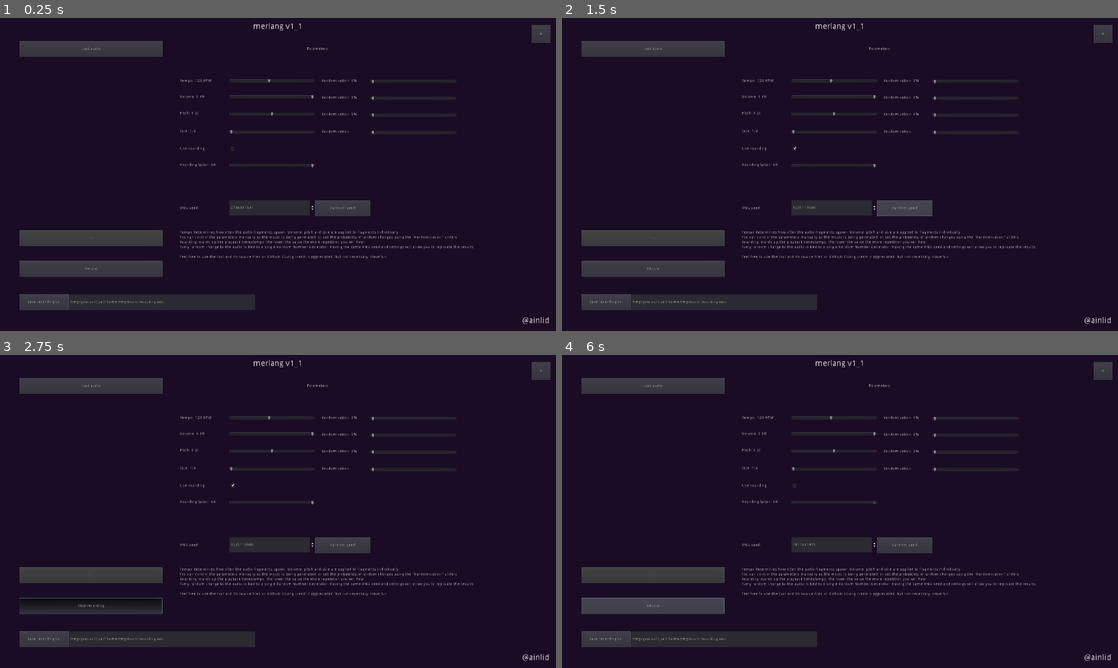
Above: before the commit, frames 1-4 (two rows, left to right).
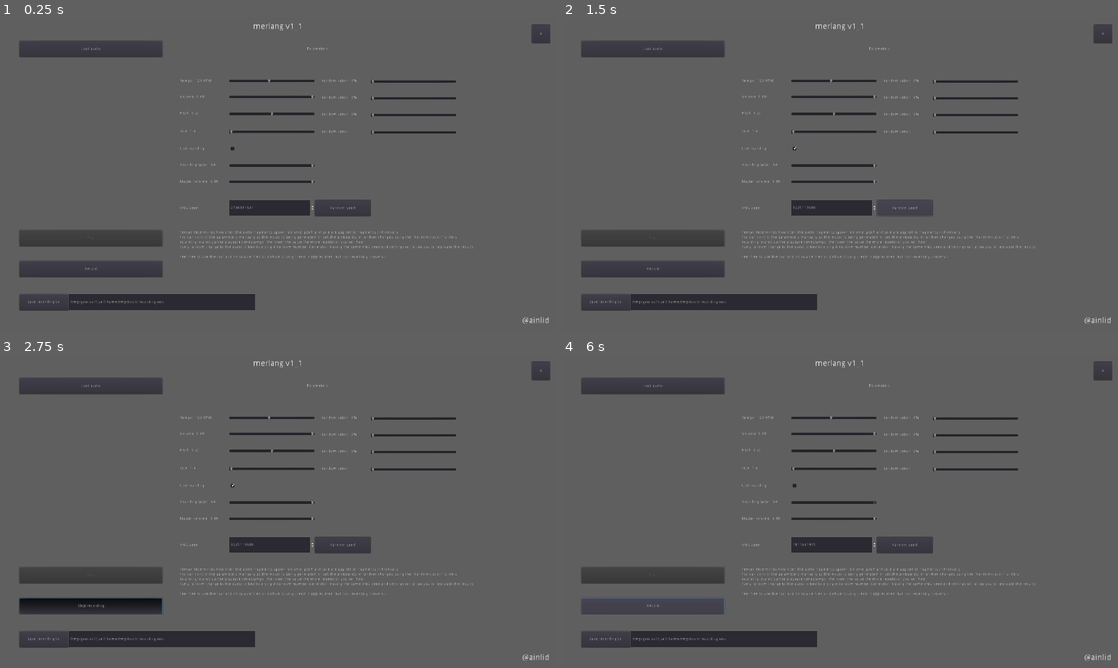
Above: after the commit, the same moments.

Repository: Ainlid/merlang
Game: Godot game, scene res://core/core.tscn
Same seed, same stepped clock (60 frames per second), same inputs: the game is played once before the commit and once after it.
Inputs (mouse positions are in pixels of both pictures, inside the frame that each line leads up to):
- Up to frame 1 (0.25 s): no input
- Up to frame 2 (1.5 s): click (795, 149) at 0.5 s; click "Random seed" at 1.25 s
- Up to frame 3 (2.75 s): click "Record" at 2 s
- Up to frame 4 (6 s): click "Stop recording" at 2.75 s; click (795, 486) at 3.5 s; click "Random seed" at 4.25 s; click "Record" at 5 s; click "Stop recording" at 5.75 s

The runs differ from the first frame. In frame 1, 91% of the frame differs, in the area x 0-100%, y 0-100%; in frame 2, 91%; in frame 3, 91%; in frame 4, 91%.

Commit message:
v1_1 ready

Diff:
--- a/core/core.gd
+++ b/core/core.gd
@@ -64,6 +64,9 @@
 var effect
 var recording
 
+onready var master_volume_label = $interface/master_volume_label
+onready var master_volume_slider = $interface/master_volume_slider
+
 func _ready():
 	randomize()
 	rng = RandomNumberGenerator.new()
@@ -78,6 +81,8 @@
 	_set_pitch_random(0.0)
 
 	_set_rounding(64.0)
+
+	_set_master_volume(0.0)
 
 	_randomize_seed()
 
@@ -144,6 +149,10 @@
 func _set_rounding(value):
 	rounding = value
 	rounding_label.text = "Rounding factor: " + str(value)
+
+func _set_master_volume(value):
+	AudioServer.set_bus_volume_db(0, value)
+	master_volume_label.text = "Master volume: " + str(value) + " dB"
 
 func _load_pressed():
 	_play_stop()
--- a/core/core.tscn
+++ b/core/core.tscn
@@ -12,7 +12,7 @@
 [node name="bg" type="ColorRect" parent="."]
 margin_right = 1920.0
 margin_bottom = 1079.0
-color = Color( 0.109804, 0.0509804, 0.152941, 1 )
+color = Color( 0.376471, 0.376471, 0.376471, 1 )
 __meta__ = {
 "_edit_use_anchors_": false
 }
@@ -399,8 +399,27 @@
 "_edit_use_anchors_": false
 }
 
+[node name="master_volume_slider" type="HSlider" parent="interface"]
+margin_left = 791.0
+margin_top = 538.0
+margin_right = 1087.0
+margin_bottom = 594.0
+min_value = -12.0
+max_value = 0.0
+
+[node name="master_volume_label" type="Label" parent="interface"]
+margin_left = 621.0
+margin_top = 538.0
+margin_right = 746.0
+margin_bottom = 594.0
+text = "Master volume: "
+valign = 1
+__meta__ = {
+"_edit_use_anchors_": false
+}
+
 [node name="audio_record" type="AudioStreamPlayer" parent="."]
-stream = SubResource( 1 )
+stream = SubResource( 3 )
 autoplay = true
 
 [connection signal="timeout" from="timer_beat" to="." method="_tick"]
@@ -422,3 +441,4 @@
 [connection signal="pressed" from="interface/record_button" to="." method="_record_pressed"]
 [connection signal="pressed" from="interface/save_button" to="." method="_save_pressed"]
 [connection signal="pressed" from="interface/quit_button" to="." method="_quit_pressed"]
+[connection signal="value_changed" from="interface/master_volume_slider" to="." method="_set_master_volume"]
Not shown: 1 places in core/core.tscn that only renumber resources
Not shown, changed: export_presets.cfg
